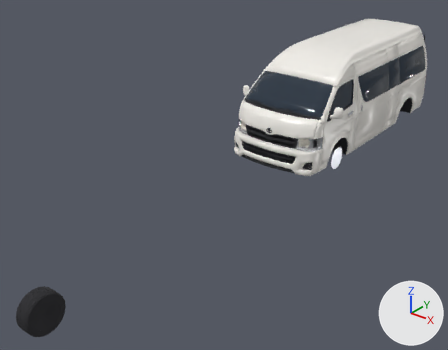
Renders of the glTF model assets/models/vehicles/hiace.glb from each side of a commit.
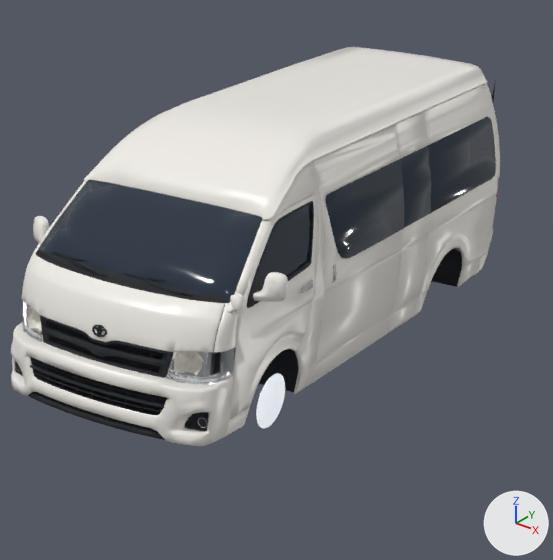
Each version appears first whole from a camera (50 mm lens) standing at (6.07, -11.71, 5.28) and looking at (-0.38, -3.64, 0.28), and next in a close-up on the part from 51% to 100% of the width and 0% to 63% of the height. The lights are fixed; the arrows at lower right show +X, +Y and +Z. The older version's two pictures come first. Vertices at exactly the same position are counted once.

Objects in the first close-up: 'hiace'.
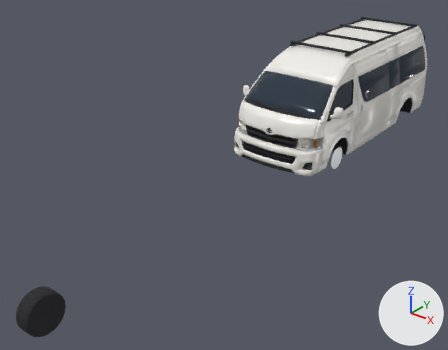
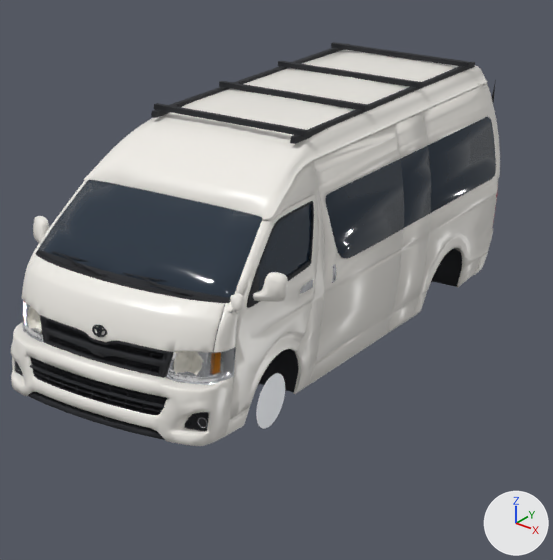
Boxes [x1, y1, x2, y2] around the edits, measured in the close-ups (553 x 560 px):
'hiace', surface changed, reshaped
    before: [11, 47, 500, 446]
    after: [11, 42, 500, 446]
part 1 of me_hiace, added
    after: [151, 48, 344, 118]
part 2 of me_hiace, added
    after: [290, 62, 475, 144]
part 3 of me_hiace, added (black)
    after: [154, 103, 308, 137]
part 4 of me_hiace, added (black)
    after: [219, 81, 368, 111]
part 5 of me_hiace, added (black)
    after: [278, 61, 422, 88]
part 6 of me_hiace, added (black)
    after: [331, 42, 471, 67]
part 7 of me_hiace, recoloured
    both: [212, 353, 221, 374]

What changed in the scene script:
```text
Change mat_rim:
    mat_rim.metallic: 0.8 -> 0.1
Add mat_indicator_r:
    mat_indicator_r = principled_material('indicator_R')
    mat_indicator_r.base_color = (0.807, 0.279, 0.0116)  # orange #e8901c
    mat_indicator_r.roughness = 0.4
Add mat_indicator_l:
    mat_indicator_l = principled_material('indicator_L')
    mat_indicator_l.base_color = (0.807, 0.279, 0.0116)  # orange #e8901c
    mat_indicator_l.roughness = 0.4
Change me_hiace:
    used by ob_hiace; location = (0.0, 0.0, 0.0)
    remove me_hiace.from_pydata(...)  # 21022 vertices, 36649 faces; spans x -1.13..1.13, y -2.87..2.49, z 0.07..2.2
    add me_hiace.from_pydata(...)  # 21070 vertices, 36721 faces; spans x -1.13..1.13, y -2.87..2.49, z 0.07..2.24
    me_hiace part 1: a new loose piece, a box spanning x -0.64..-0.6, y -1.2..2.1, z 2.155..2.205, in mat_trim (black #1d1f24)
    me_hiace part 2: a new loose piece, a box spanning x 0.6..0.64, y -1.2..2.1, z 2.155..2.205, in mat_trim (black #1d1f24)
    me_hiace part 3: a new loose piece, a box spanning x -0.67..0.67, y -1.125..-1.075, z 2.2..2.24, in mat_trim (black #1d1f24)
    me_hiace part 4: a new loose piece, a box spanning x -0.67..0.67, y -0.125..-0.075, z 2.2..2.24, in mat_trim (black #1d1f24)
    me_hiace part 5: a new loose piece, a box spanning x -0.67..0.67, y 0.875..0.925, z 2.2..2.24, in mat_trim (black #1d1f24)
    me_hiace part 6: a new loose piece, a box spanning x -0.67..0.67, y 1.875..1.925, z 2.2..2.24, in mat_trim (black #1d1f24)
    me_hiace part 7: 352 faces spanning x 0.81..0.92, y -2.52..2.34, z 0.77..0.96 switch from mat_trim (black #1d1f24) to mat_indicator_l (orange #e8901c)
    other edits to the shape of me_hiace do not show in these pictures
    add me_hiace.materials.append(mat_indicator_r)  # orange #e8901c
```
